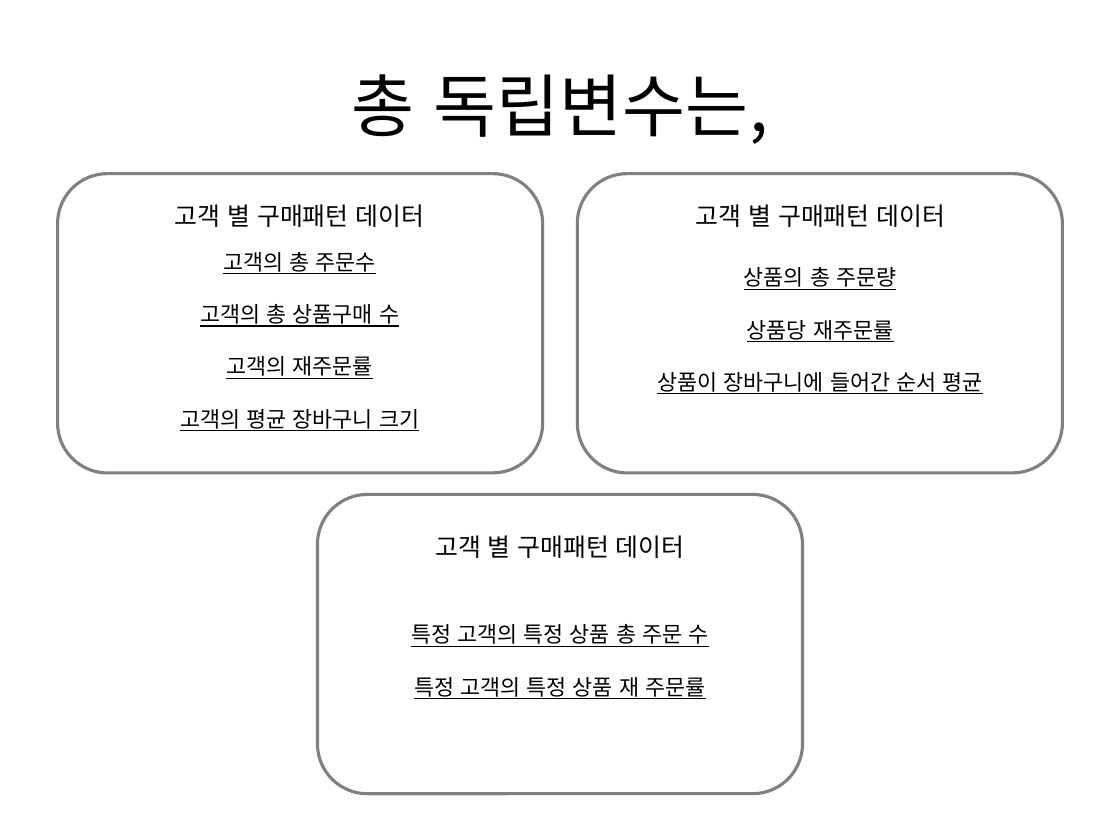
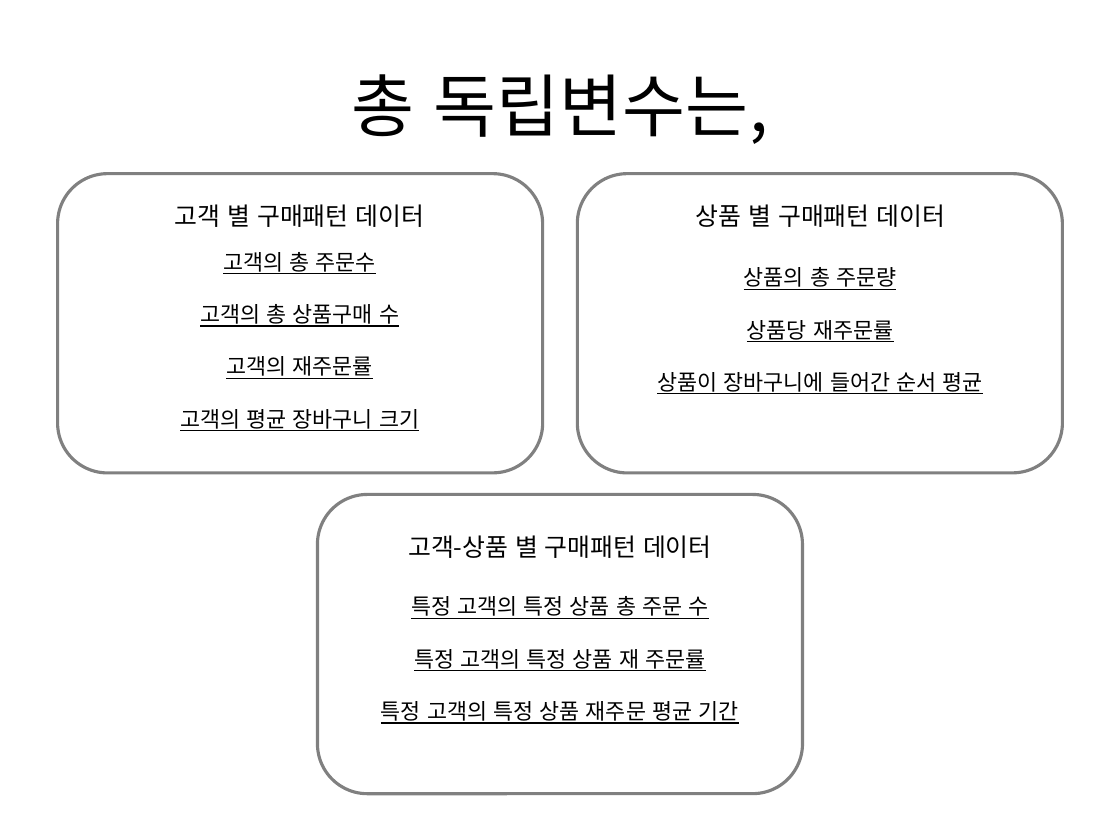
Before and after one commit to WasVelinn/1stPerSonalProjecT, a slide deck: slide 17 of 프레젠테이션1.pptx. Drawn at 1120x840 pixels with LibreOffice and Linux fonts; fonts in the diff are those of the drawing. Boxes give left, top, right and bottom in pixels: in the first picture for what was removed or moved away, otherwise in the second. Text is boxed around its words. In the diff, an @@ line names an element or a change of style, - is before the commit and + after.

```diff
--- a/프레젠테이션1.pptx
+++ b/프레젠테이션1.pptx
@@ text at (696, 204, 945, 227): text changed @@
-고객 별 구매패턴 데이터
+상품 별 구매패턴 데이터
@@ text at (408, 535, 712, 558): text changed @@
-고객 별 구매패턴 데이터
+고객-상품 별 구매패턴 데이터
@@ text "특정 고객의 특정 상품 총 ...": place and size @@
-text "특정 고객의 특정 상품 총 ..." at (411, 624, 708, 699)
+text "특정 고객의 특정 상품 총 ..." at (381, 596, 738, 724)
@@ text at (381, 701, 738, 724): paragraph added @@
+특정 고객의 특정 상품 재주문 평균 기간
```
Also in this commit, not shown: 10 other slides changed, 4 slides added, 3 slides removed, 8 other files.
